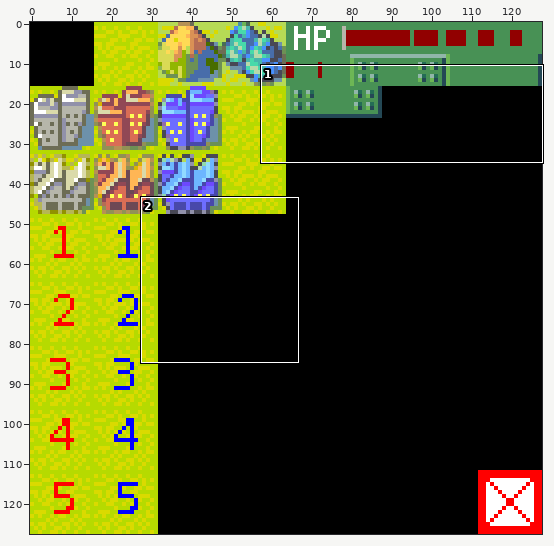
Sprite sheet, stored at res/tiles.png. Above, an overview of the earlier version with the close-up marked.
Close-up. Before the edit:
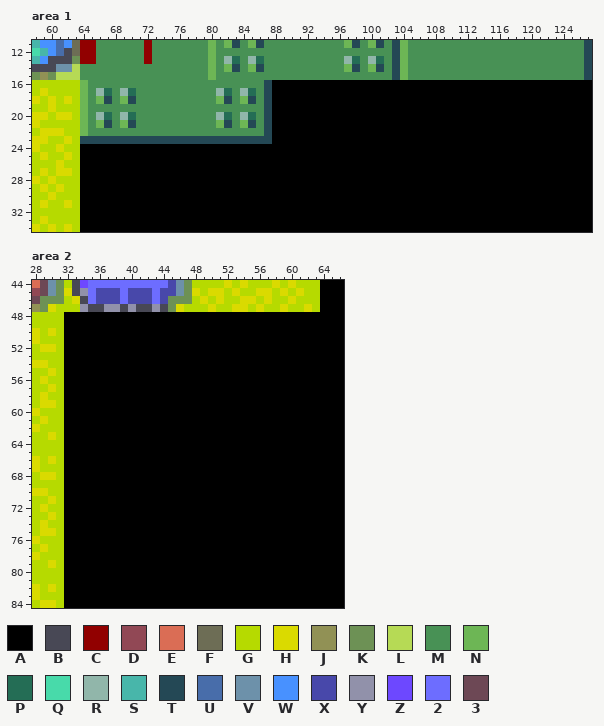
The file is 128x128 pixels. Shown: area 1: x 58..127, y 11..34; area 2: x 28..66, y 44..84.
Palette (. is transparent): A #000000  B #484855  C #910000  D #914855  E #da6d55  F #6d6d55  G #b6da00  H #dada00  J #919155  K #6d9155  L #b6da55  M #489155  N #6db655  P #246d55  Q #48daaa  R #91b6aa  S #48b6aa  T #244855  U #486daa  V #6d91aa  W #4891ff  X #4848aa  Y #9191aa  Z #6d48ff  2 #6d6dff  3 #6d4855
Pixels before, area 1, first column x 58:
11 SWWUWFCCMMMMMMCMMMMMMMNMNTMNTMMMMMMMMMMNTMNTMTNMMMMMMMMMMMMMMMMMMMMMMT
12 QSWUBFCCMMMMMMCMMMMMMMNMMMMMMMMMMMMMMMMMMMMMMTNMMMMMMMMMMMMMMMMMMMMMMT
13 SWBBBKCCMMMMMMCMMMMMMMNMRPMRPMMMMMMMMMMRPMRPMTNMMMMMMMMMMMMMMMMMMMMMMT
14 BBBVVLMMMMMMMMMMMMMMMMNMNTMNTMMMMMMMMMMNTMNTMTNMMMMMMMMMMMMMMMMMMMMMMT
15 KJKLLLMMMMMMMMMMMMMMMMNMMMMMMMMMMMMMMMMMMMMMMTNMMMMMMMMMMMMMMMMMMMMMMT
16 GGGGGGNMMMMMMMMMMMMMMMMMMMMMMTAAAAAAAAAAAAAAAAAAAAAAAAAAAAAAAAAAAAAAAA
17 GHGGGGNMRPMRPMMMMMMMMMMRPMRPMTAAAAAAAAAAAAAAAAAAAAAAAAAAAAAAAAAAAAAAAA
18 HGHGHGNMNTMNTMMMMMMMMMMNTMNTMTAAAAAAAAAAAAAAAAAAAAAAAAAAAAAAAAAAAAAAAA
19 GGHGGGNMMMMMMMMMMMMMMMMMMMMMMTAAAAAAAAAAAAAAAAAAAAAAAAAAAAAAAAAAAAAAAA
20 HHGHHGNMRPMRPMMMMMMMMMMRPMRPMTAAAAAAAAAAAAAAAAAAAAAAAAAAAAAAAAAAAAAAAA
21 HGGGGGNMNTMNTMMMMMMMMMMNTMNTMTAAAAAAAAAAAAAAAAAAAAAAAAAAAAAAAAAAAAAAAA
22 GHHHGGNMMMMMMMMMMMMMMMMMMMMMMTAAAAAAAAAAAAAAAAAAAAAAAAAAAAAAAAAAAAAAAA
23 HHGGHGTTTTTTTTTTTTTTTTTTTTTTTTAAAAAAAAAAAAAAAAAAAAAAAAAAAAAAAAAAAAAAAA
24 HGGHGGAAAAAAAAAAAAAAAAAAAAAAAAAAAAAAAAAAAAAAAAAAAAAAAAAAAAAAAAAAAAAAAA
25 GHGGHGAAAAAAAAAAAAAAAAAAAAAAAAAAAAAAAAAAAAAAAAAAAAAAAAAAAAAAAAAAAAAAAA
26 GGGHGGAAAAAAAAAAAAAAAAAAAAAAAAAAAAAAAAAAAAAAAAAAAAAAAAAAAAAAAAAAAAAAAA
27 GHGHHGAAAAAAAAAAAAAAAAAAAAAAAAAAAAAAAAAAAAAAAAAAAAAAAAAAAAAAAAAAAAAAAA
28 HGHGGGAAAAAAAAAAAAAAAAAAAAAAAAAAAAAAAAAAAAAAAAAAAAAAAAAAAAAAAAAAAAAAAA
29 GHGHGGAAAAAAAAAAAAAAAAAAAAAAAAAAAAAAAAAAAAAAAAAAAAAAAAAAAAAAAAAAAAAAAA
30 GGHGGGAAAAAAAAAAAAAAAAAAAAAAAAAAAAAAAAAAAAAAAAAAAAAAAAAAAAAAAAAAAAAAAA
31 GHGGHGAAAAAAAAAAAAAAAAAAAAAAAAAAAAAAAAAAAAAAAAAAAAAAAAAAAAAAAAAAAAAAAA
32 GGGGGGAAAAAAAAAAAAAAAAAAAAAAAAAAAAAAAAAAAAAAAAAAAAAAAAAAAAAAAAAAAAAAAA
33 GHGGGGAAAAAAAAAAAAAAAAAAAAAAAAAAAAAAAAAAAAAAAAAAAAAAAAAAAAAAAAAAAAAAAA
34 HGHGHGAAAAAAAAAAAAAAAAAAAAAAAAAAAAAAAAAAAAAAAAAAAAAAAAAAAAAAAAAAAAAAAA
Pixels before, area 2, first column x 28:
44 E3VKGBZ2222222222XVKGGGGHGHGGGHGHGGGAAA
45 D3VKHBY2XXX2XXX2XXVKHGHHGHGGHHGHGHGGAAA
46 3KKKGHB2XXX2XXX2XKKKGHGHGGHHGHGGHGGGAAA
47 JKHGGGYBBYYBYBBYBKHGGGHGGHHGHGGHGGHGAAA
48 GGGGAAAAAAAAAAAAAAAAAAAAAAAAAAAAAAAAAAA
49 GGGGAAAAAAAAAAAAAAAAAAAAAAAAAAAAAAAAAAA
50 HGHGAAAAAAAAAAAAAAAAAAAAAAAAAAAAAAAAAAA
51 HGGGAAAAAAAAAAAAAAAAAAAAAAAAAAAAAAAAAAA
52 GHHGAAAAAAAAAAAAAAAAAAAAAAAAAAAAAAAAAAA
53 GGGGAAAAAAAAAAAAAAAAAAAAAAAAAAAAAAAAAAA
54 HHGGAAAAAAAAAAAAAAAAAAAAAAAAAAAAAAAAAAA
55 GGHGAAAAAAAAAAAAAAAAAAAAAAAAAAAAAAAAAAA
56 GHGGAAAAAAAAAAAAAAAAAAAAAAAAAAAAAAAAAAA
57 GGHGAAAAAAAAAAAAAAAAAAAAAAAAAAAAAAAAAAA
58 GHGGAAAAAAAAAAAAAAAAAAAAAAAAAAAAAAAAAAA
59 GHHGAAAAAAAAAAAAAAAAAAAAAAAAAAAAAAAAAAA
60 HGGGAAAAAAAAAAAAAAAAAAAAAAAAAAAAAAAAAAA
61 GHGGAAAAAAAAAAAAAAAAAAAAAAAAAAAAAAAAAAA
62 HGGGAAAAAAAAAAAAAAAAAAAAAAAAAAAAAAAAAAA
63 GGHGAAAAAAAAAAAAAAAAAAAAAAAAAAAAAAAAAAA
64 GGGGAAAAAAAAAAAAAAAAAAAAAAAAAAAAAAAAAAA
65 GGGGAAAAAAAAAAAAAAAAAAAAAAAAAAAAAAAAAAA
66 HGHGAAAAAAAAAAAAAAAAAAAAAAAAAAAAAAAAAAA
67 HGGGAAAAAAAAAAAAAAAAAAAAAAAAAAAAAAAAAAA
68 GHHGAAAAAAAAAAAAAAAAAAAAAAAAAAAAAAAAAAA
69 GGGGAAAAAAAAAAAAAAAAAAAAAAAAAAAAAAAAAAA
70 HHGGAAAAAAAAAAAAAAAAAAAAAAAAAAAAAAAAAAA
71 GGHGAAAAAAAAAAAAAAAAAAAAAAAAAAAAAAAAAAA
72 GHGGAAAAAAAAAAAAAAAAAAAAAAAAAAAAAAAAAAA
73 GGHGAAAAAAAAAAAAAAAAAAAAAAAAAAAAAAAAAAA
74 GHGGAAAAAAAAAAAAAAAAAAAAAAAAAAAAAAAAAAA
75 GHHGAAAAAAAAAAAAAAAAAAAAAAAAAAAAAAAAAAA
76 HGGGAAAAAAAAAAAAAAAAAAAAAAAAAAAAAAAAAAA
77 GHGGAAAAAAAAAAAAAAAAAAAAAAAAAAAAAAAAAAA
78 HGGGAAAAAAAAAAAAAAAAAAAAAAAAAAAAAAAAAAA
79 GGHGAAAAAAAAAAAAAAAAAAAAAAAAAAAAAAAAAAA
80 GGGGAAAAAAAAAAAAAAAAAAAAAAAAAAAAAAAAAAA
81 GGGGAAAAAAAAAAAAAAAAAAAAAAAAAAAAAAAAAAA
82 HGHGAAAAAAAAAAAAAAAAAAAAAAAAAAAAAAAAAAA
83 HGGGAAAAAAAAAAAAAAAAAAAAAAAAAAAAAAAAAAA
84 GHHGAAAAAAAAAAAAAAAAAAAAAAAAAAAAAAAAAAA
Once edited:
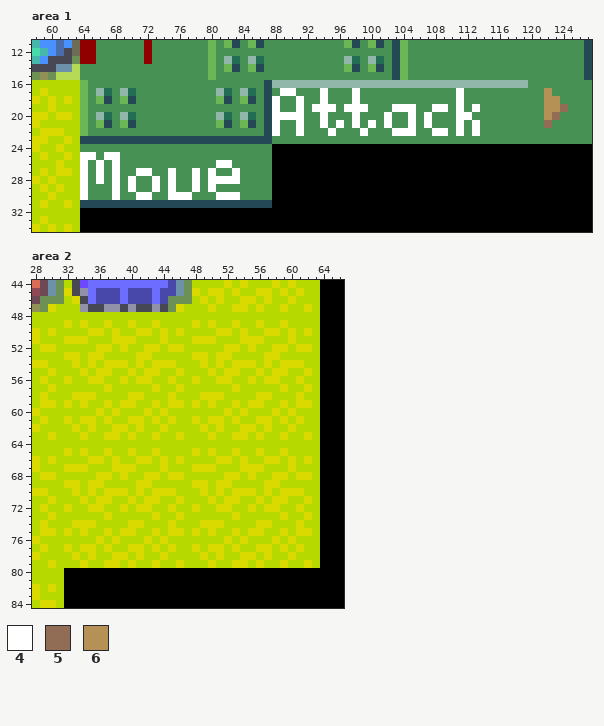
Colours new in this view: 4 #ffffff  5 #916d55  6 #b69155
Difference:
Changed rows in their new state; - is an unchanged pixel.
Area 1:
first column x 64:
16 ------------------------RRRRRRRRRRRRRRRRRRRRRRRRRRRRRRRRMMMMMMMM
17 ------------------------M44MMM4MMM4MMMMMMMMMMMM4MMMMMMMMMM6MMMMM
18 ------------------------4MM4MM4MMM4MMMMMMMMMMMM4MMMMMMMMMM66MMMM
19 ------------------------4MM4M444M444MMM444MM44M4M4MMMMMMMM665MMM
20 ------------------------4444MM4MMM4MMM4MM4M4MMM44MMMMMMMMM65MMMM
21 ------------------------4MM4MM4M4M4M4M4MM4M4MMM4M4MMMMMMMM5MMMMM
22 ------------------------4MM4MMM4MMM4MMM444MM44M4M4MMMMMMMMMMMMMM
23 ------------------------MMMMMMMMMMMMMMMMMMMMMMMMMMMMMMMMMMMMMMMM
24 MMMMMMMMMMMMMMMMMMMMMMMM----------------------------------------
25 44M44MMMMMMMMMMMMMMMMMMM----------------------------------------
26 4M4M4MMMMMMMMMMMM44MMMMM----------------------------------------
27 4M4M4MM44MM4MM4M4MM4MMMM----------------------------------------
28 4M4M4M4MM4M4MM4M4444MMMM----------------------------------------
29 4MMM4M4MM4M4MM4M4MMMMMMM----------------------------------------
30 4MMM4MM44MM444MMM444MMMM----------------------------------------
31 TTTTTTTTTTTTTTTTTTTTTTTT----------------------------------------
Area 2:
first column x 32:
48 GGGGGGGGGGGGGGGGGGGGGGGGGGGGGGGG
49 HGHGGHGGHGGHGGGGHGHGGHGGHGGHGGGG
50 GGGHHGHGGHHGHGHGGGGHHGHGGHHGHGHG
51 HHHGGGHHHGGGHGGGHHHGGGHHHGGGHGGG
52 GGGGHHGHGGHHGHHGGGGGHHGHGGHHGHHG
53 HHGHHGGGGHHGGGGGHHGHHGGGGHHGGGGG
54 GHGHGHHHGHGHHHGGGHGHGHHHGHGHHHGG
55 GGHGHHGGHGHHGGHGGGHGHHGGHGHHGGHG
56 HGGHHGGHGHHGGHGGHGGHHGGHGHHGGHGG
57 GGGGGHGGGGGHGGHGGGGGGHGGGGGHGGHG
58 GHHHGGGGHHGGGHGGGHHHGGGGHHGGGHGG
59 HGHGGHGHHGGHGHHGHGHGGHGHHGGHGHHG
60 GGGGHGHGGGHGHGGGGGGGHGHGGGHGHGGG
61 HGHHGHGGHHGHGHGGHGHHGHGGHHGHGHGG
62 GHGHGGHHGHGGHGGGGHGHGGHHGHGGHGGG
63 GGHGGHHGHGGHGGHGGGHGGHHGHGGHGGHG
64 GGGGGGGGGGGGGGGGGGGGGGGGGGGGGGGG
65 HGHGGHGGHGGHGGGGHGHGGHGGHGGHGGGG
66 GGGHHGHGGHHGHGHGGGGHHGHGGHHGHGHG
67 HHHGGGHHHGGGHGGGHHHGGGHHHGGGHGGG
68 GGGGHHGHGGHHGHHGGGGGHHGHGGHHGHHG
69 HHGHHGGGGHHGGGGGHHGHHGGGGHHGGGGG
70 GHGHGHHHGHGHHHGGGHGHGHHHGHGHHHGG
71 GGHGHHGGHGHHGGHGGGHGHHGGHGHHGGHG
72 HGGHHGGHGHHGGHGGHGGHHGGHGHHGGHGG
73 GGGGGHGGGGGHGGHGGGGGGHGGGGGHGGHG
74 GHHHGGGGHHGGGHGGGHHHGGGGHHGGGHGG
75 HGHGGHGHHGGHGHHGHGHGGHGHHGGHGHHG
76 GGGGHGHGGGHGHGGGGGGGHGHGGGHGHGGG
77 HGHHGHGGHHGHGHGGHGHHGHGGHHGHGHGG
78 GHGHGGHHGHGGHGGGGHGHGGHHGHGGHGGG
79 GGHGGHHGHGGHGGHGGGHGGHHGHGGHGGHG
